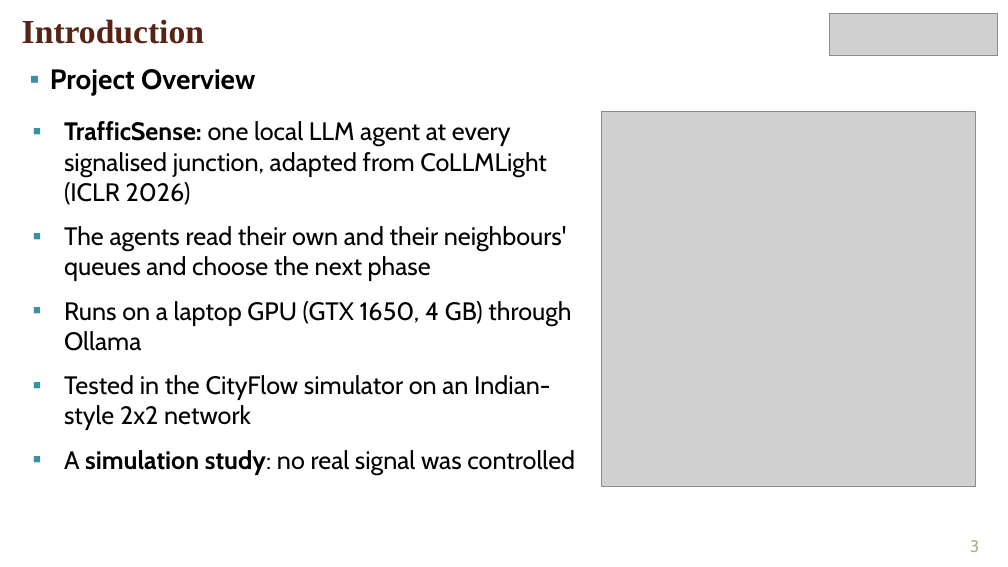
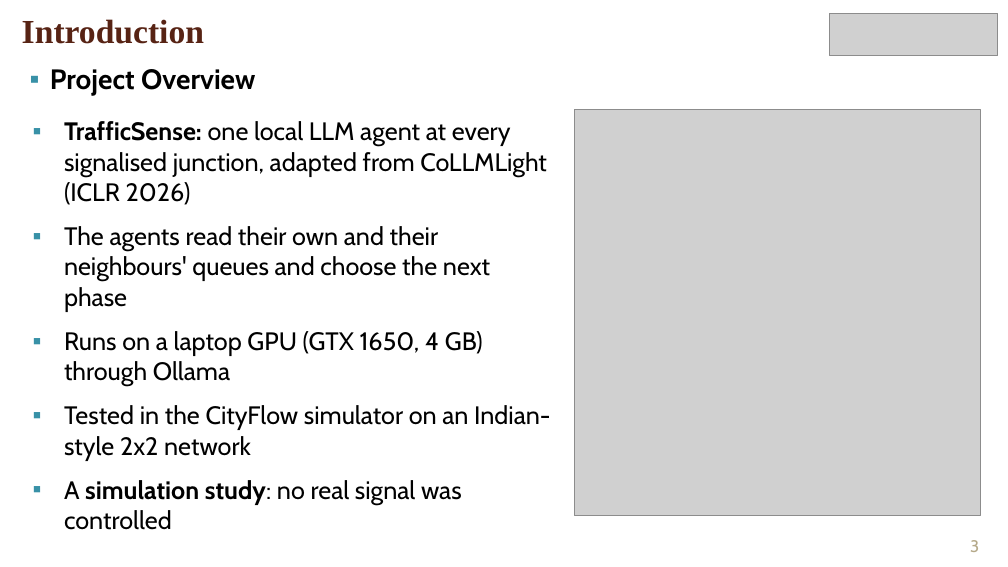
Before and after one commit to Pilli9375/trafficsense, a slide deck: slide 3 of docs/ppt/TrafficSense_Capstone_Final_Review.pptx. Drawn at 1008x567 pixels with LibreOffice and Linux fonts; fonts in the diff are those of the drawing; grey boxes stand for pictures; background and template pictures are left out. Boxes give left, top, right and bottom in pixels: in the first picture for what was removed or moved away, otherwise in the second. Text is boxed around its words. In the diff, an @@ line names an element or a change of style, - is before the commit and + after.

```diff
--- a/docs/ppt/TrafficSense_Capstone_Final_Review.pptx
+++ b/docs/ppt/TrafficSense_Capstone_Final_Review.pptx
@@ text "TrafficSense: one local LLM agent ..." rewrapped from <box>64,121,575,475</box> to <box>64,121,550,530</box> @@
@@ picture: place and size @@
-picture at <box>601,111,975,486</box>
+picture at <box>575,109,981,516</box>
```
Also in this commit, not shown: 3 other slides changed, 6 other files.
